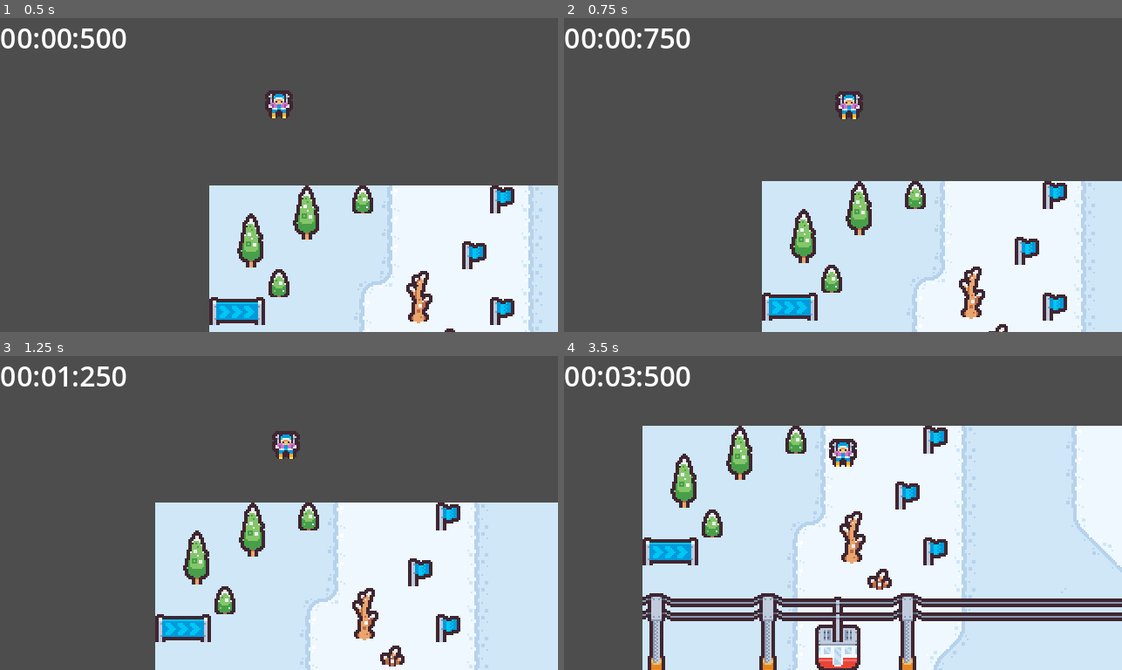
Above: before the commit, frames 1-4 (two rows, left to right).
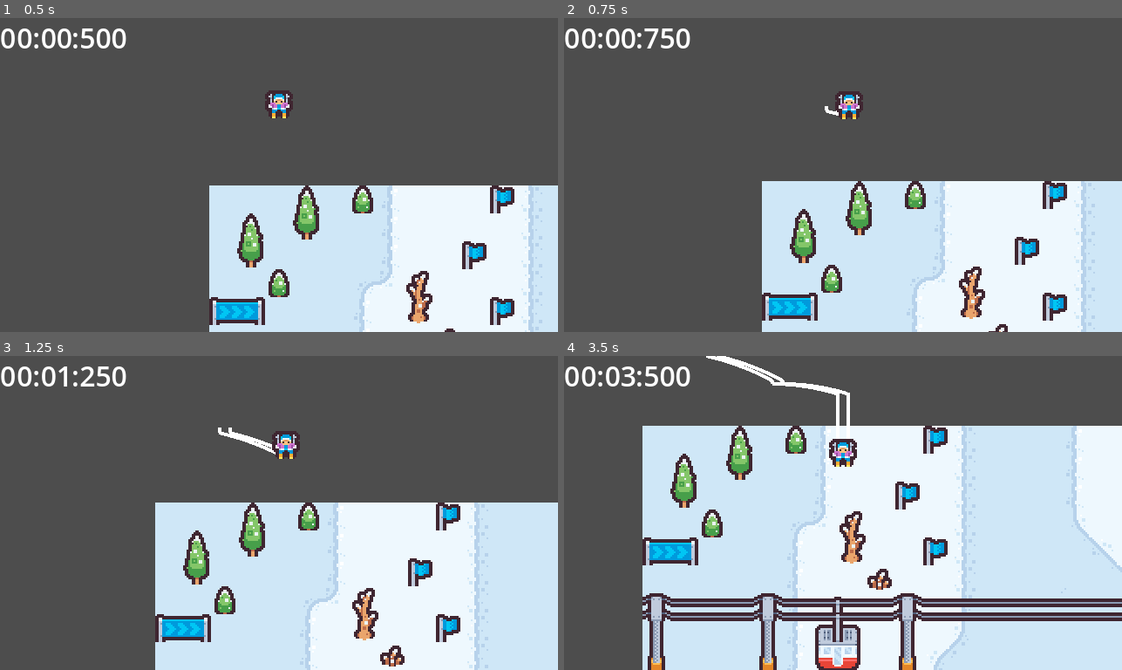
Above: after the commit, the same moments.

Repository: mkraenz/pixel-ski-paradise
Game: Godot game, scene res://World.tscn
Two runs of this game, one before a commit and one after it. Both use one fixed random seed, a clock stepped at 60 frames per second and the inputs below.
Inputs:
- Up to frame 1 (0.5 s): no input
- Up to frame 2 (0.75 s): hold D (move_right) from 0.53 s (still down)
- Up to frame 3 (1.25 s): keep holding D (move_right)
- Up to frame 4 (3.5 s): release D (move_right) at 1.28 s; hold W (brake) 1.28-2.03 s; hold D (move_right) 2.03-2.78 s; hold Down (accelerate) from 2.78 s (still down)

Frame 1 is identical in both runs. In frame 2, less than 0.1% of the frame differs, in the area x 46-50%, y 28-32%; in frame 3, 0.2%; in frame 4, 0.6%, in the area x 25-52%, y 0-23%.

Commit message:
feat: trails

Diff:
--- a/player/Player.gd
+++ b/player/Player.gd
@@ -11,8 +11,8 @@
 # Get the gravity from the project settings to be synced with RigidBody nodes.
 var gravity: float = ProjectSettings.get_setting("physics/2d/default_gravity")
 
-@onready var anims := $AnimSprite
-@onready var pushPoleAnimTimer := $AnimSprite/PushPoleTimer
+@onready var anims: AnimatedSprite2D = $AnimSprite
+@onready var pushPoleAnimTimer: Timer = $AnimSprite/PushPoleTimer
 
 var acceleration_cooldown_timer := acceleration_cooldown + 1.0 # start with cooldown expired
 var apply_delayed_acceleration = false
@@ -46,6 +46,7 @@
 
 
 
+
 func _on_push_pole_timer_timeout():
 	anims.play('default')
 	apply_delayed_acceleration = true
--- a/player/Player.tscn
+++ b/player/Player.tscn
@@ -1,7 +1,10 @@
-[gd_scene load_steps=7 format=3 uid="uid://dnhulsx17skef"]
+[gd_scene load_steps=9 format=3 uid="uid://dnhulsx17skef"]
 
 [ext_resource type="Script" path="res://player/Player.gd" id="1_calhm"]
 [ext_resource type="Texture2D" uid="uid://day1nx0idglb4" path="res://third-party/kenney-tiny-ski/Tilemap/tilemap-clean.png" id="1_p2tq3"]
+[ext_resource type="Script" path="res://player/Trail.gd" id="2_scs6f"]
+
+[sub_resource type="CanvasItemMaterial" id="CanvasItemMaterial_nns8l"]
 
 [sub_resource type="CapsuleShape2D" id="CapsuleShape2D_ea2p8"]
 radius = 2.0
@@ -39,7 +42,64 @@
 collision_layer = 2
 script = ExtResource("1_calhm")
 
+[node name="Skis" type="Node2D" parent="."]
+position = Vector2(0, -3)
+
+[node name="Left" type="Node2D" parent="Skis"]
+position = Vector2(-3, 0)
+
+[node name="SnowParticles" type="CPUParticles2D" parent="Skis/Left"]
+visible = false
+material = SubResource("CanvasItemMaterial_nns8l")
+position = Vector2(-3, 0)
+amount = 80
+lifetime = 5.0
+direction = Vector2(0, -1)
+spread = 90.0
+gravity = Vector2(0, 0)
+initial_velocity_min = 1.0
+initial_velocity_max = 1.0
+
+[node name="Trail" type="Node" parent="Skis/Left"]
+script = ExtResource("2_scs6f")
+
+[node name="Line2D" type="Line2D" parent="Skis/Left/Trail"]
+z_index = 6
+width = 2.0
+
+[node name="NextPointTimer" type="Timer" parent="Skis/Left/Trail"]
+wait_time = 0.05
+autostart = true
+
+[node name="Right" type="Node2D" parent="Skis"]
+position = Vector2(6, 0)
+
+[node name="SnowParticles" type="CPUParticles2D" parent="Skis/Right"]
+visible = false
+material = SubResource("CanvasItemMaterial_nns8l")
+position = Vector2(-3, 0)
+amount = 80
+lifetime = 5.0
+direction = Vector2(0, -1)
+spread = 90.0
+gravity = Vector2(0, 0)
+initial_velocity_min = 1.0
+initial_velocity_max = 1.0
+
+[node name="Trail" type="Node" parent="Skis/Right"]
+script = ExtResource("2_scs6f")
+
+[node name="Line2D" type="Line2D" parent="Skis/Right/Trail"]
+z_index = 6
+position = Vector2(-3, 0)
+width = 2.0
+
+[node name="NextPointTimer" type="Timer" parent="Skis/Right/Trail"]
+wait_time = 0.05
+autostart = true
+
 [node name="CollisionShape2D" type="CollisionShape2D" parent="."]
+visible = false
 y_sort_enabled = true
 position = Vector2(0, -2)
 rotation = 1.5708
@@ -55,4 +115,6 @@
 wait_time = 0.2
 one_shot = true
 
+[connection signal="timeout" from="Skis/Left/Trail/NextPointTimer" to="Skis/Left/Trail" method="_on_next_point_timer_timeout"]
+[connection signal="timeout" from="Skis/Right/Trail/NextPointTimer" to="Skis/Right/Trail" method="_on_next_point_timer_timeout"]
 [connection signal="timeout" from="AnimSprite/PushPoleTimer" to="." method="_on_push_pole_timer_timeout"]
--- /dev/null
+++ b/player/Trail.gd
@@ -0,0 +1,17 @@
+extends Node
+
+@onready var line: Line2D = $Line2D
+@onready var timer: Timer = $NextPointTimer
+
+func _ready():
+	line.add_point(get_parent().global_position)
+
+func _on_next_point_timer_timeout():
+	if line.get_point_count() < 100:
+		line.add_point(get_parent().global_position)
+		return
+	var next_point = get_parent().global_position
+	var prev_point = line.get_point_position(0)
+	if next_point != prev_point:
+		line.add_point(next_point)
+		line.remove_point(0)
